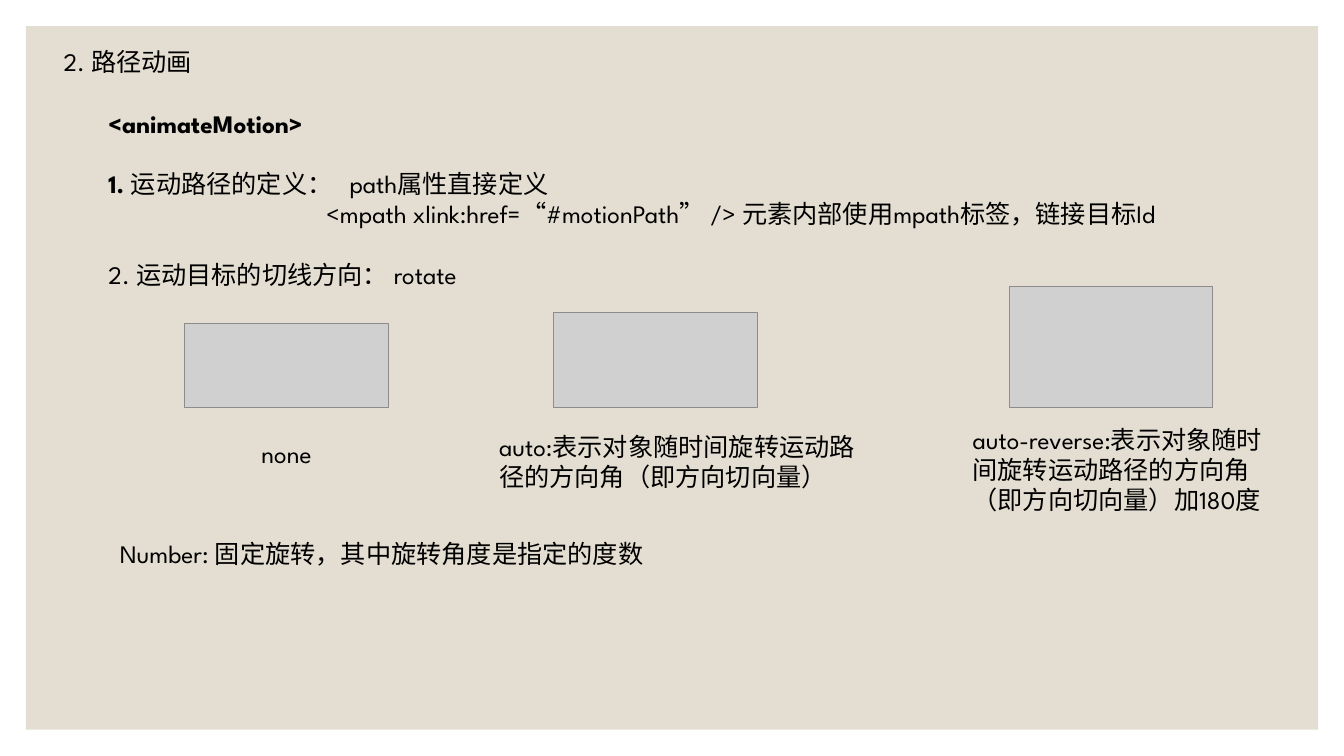
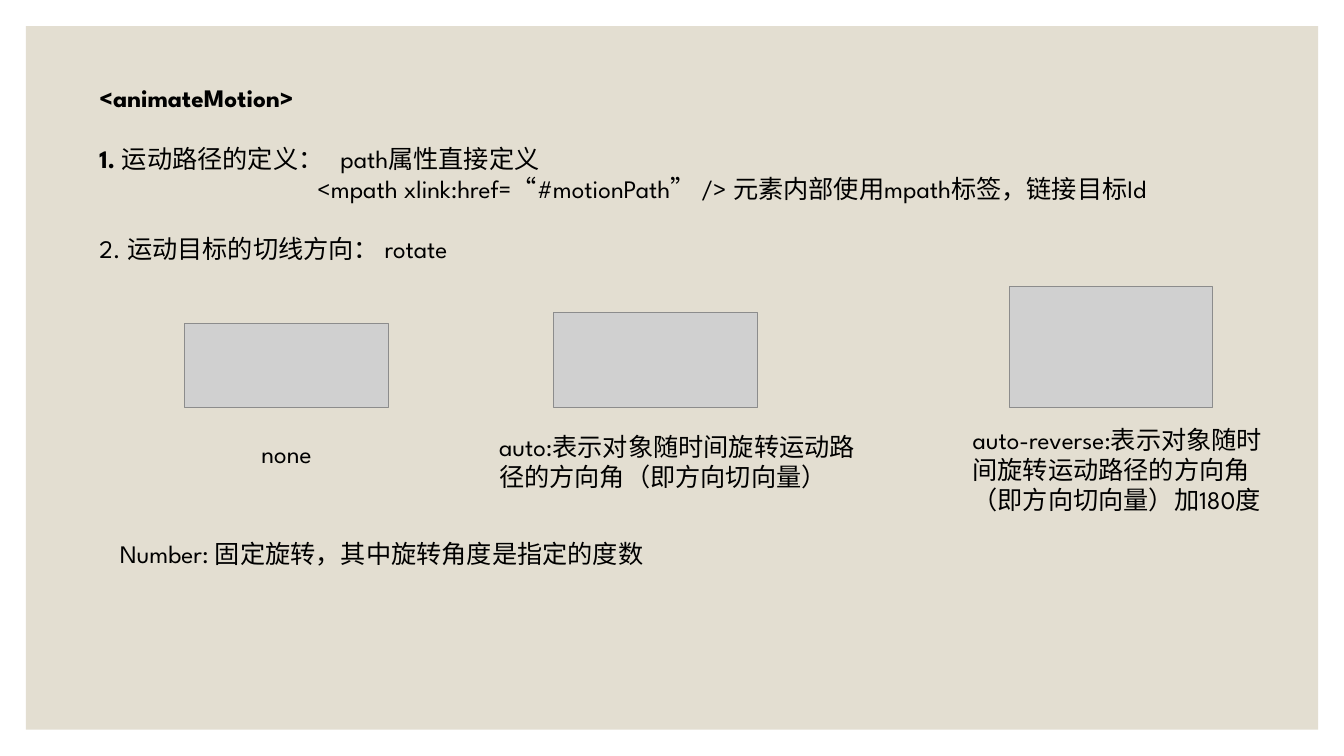
Before and after one commit to SouthLink/svg-demo, a slide deck: slide 16 of SVG动画 [自动保存] [自动保存].pptx. Drawn at 1344x756 pixels with LibreOffice and Linux fonts; fonts in the diff are those of the drawing; grey boxes stand for pictures. Boxes give left, top, right and bottom in pixels: in the first picture for what was removed or moved away, otherwise in the second. Text is boxed around its words. In the diff, an @@ line names an element or a change of style, - is before the commit and + after.

```diff
--- a/SVG动画 [自动保存] [自动保存].pptx
+++ b/SVG动画 [自动保存] [自动保存].pptx
@@ text removed at (64,50,192,73) @@
-2. 路径动画
@@ text "<animateMotion>": place and size @@
-text "<animateMotion>" at (108,116,1155,286)
+text "<animateMotion>" at (99,90,1146,260)
```
Also in this commit, not shown: 10 other slides changed, 2 slides added, 3 slides removed.
